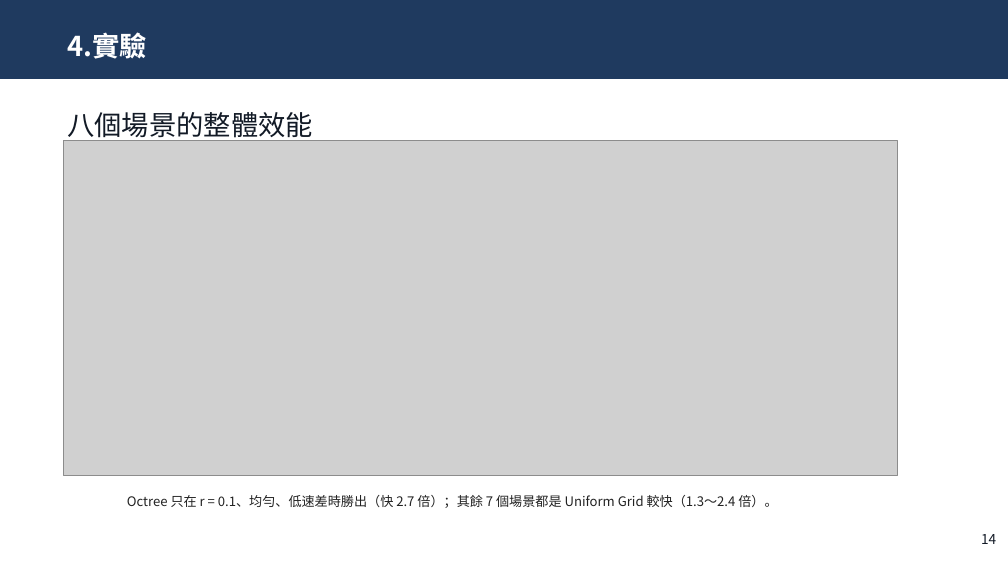
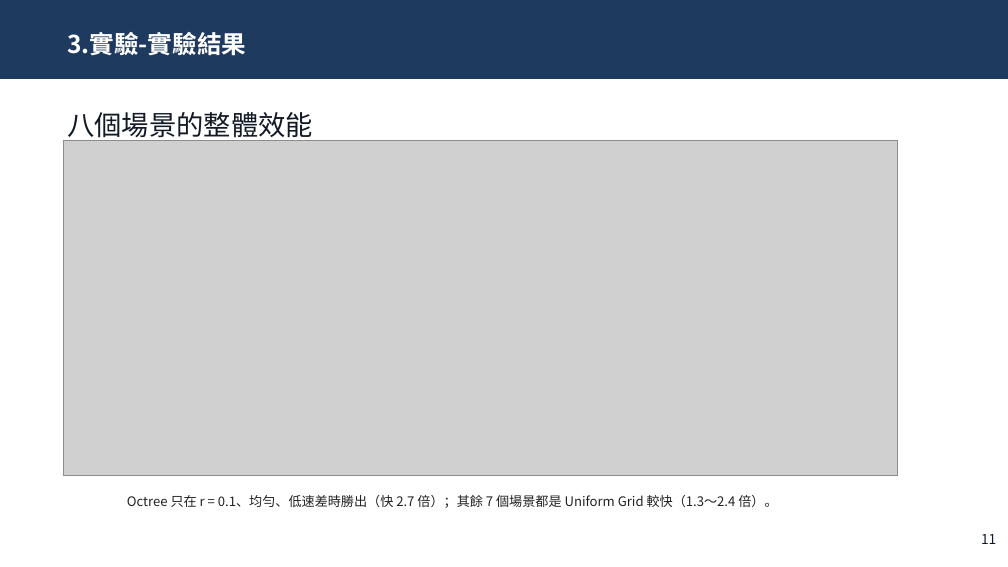
Before and after one commit to JasonYangCKSH/nbody_initial_project, a slide deck: slide 11 of 專題競賽/2. 口頭簡報/專題成果簡報.pptx (slide 14 before the commit). Drawn at 1008x567 pixels with LibreOffice and Linux fonts; fonts in the diff are those of the drawing; grey boxes stand for pictures. Boxes give left, top, right and bottom in pixels: in the first picture for what was removed or moved away, otherwise in the second. Text is boxed around its words. In the diff, an @@ line names an element or a change of style, - is before the commit and + after.

```diff
--- a/專題競賽/2. 口頭簡報/專題成果簡報.pptx
+++ b/專題競賽/2. 口頭簡報/專題成果簡報.pptx
@@ title at [67, 32, 246, 56]: text changed; size 26 to 23.4 pt @@
-4.實驗
+3.實驗-實驗結果
@@ page number at [981, 534, 996, 544]: text changed @@
-14
+11
```
Also in this commit, not shown: 11 other slides changed, 2 slides added, 5 slides removed.
